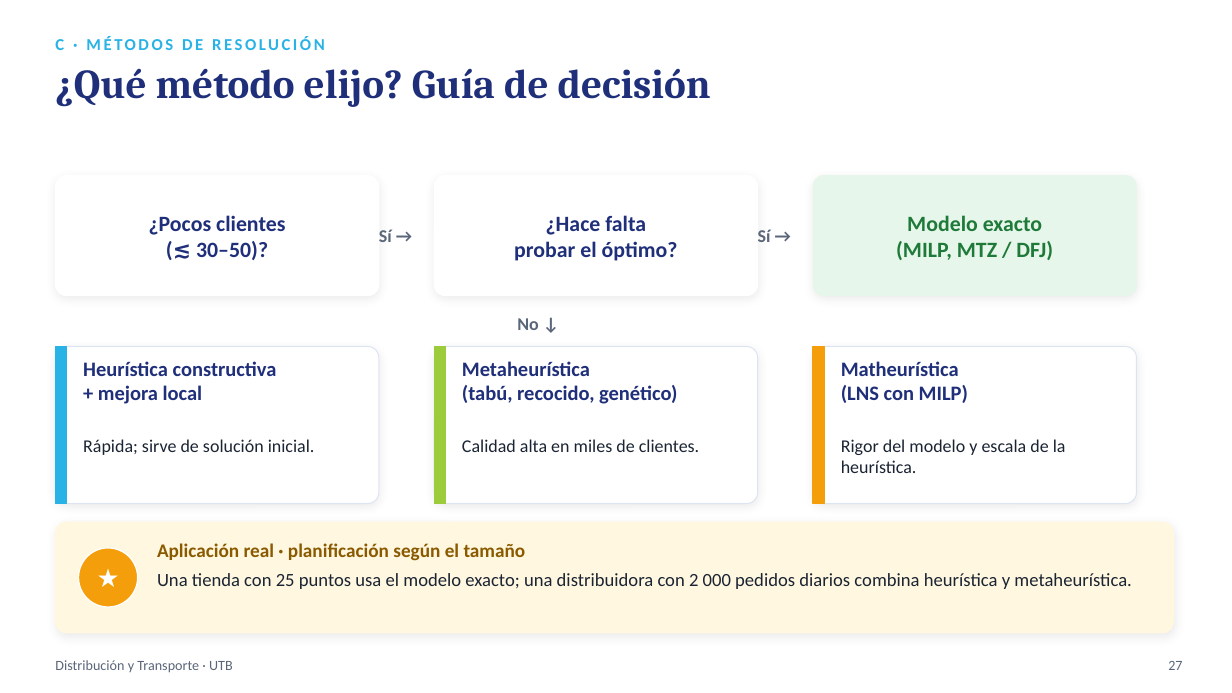
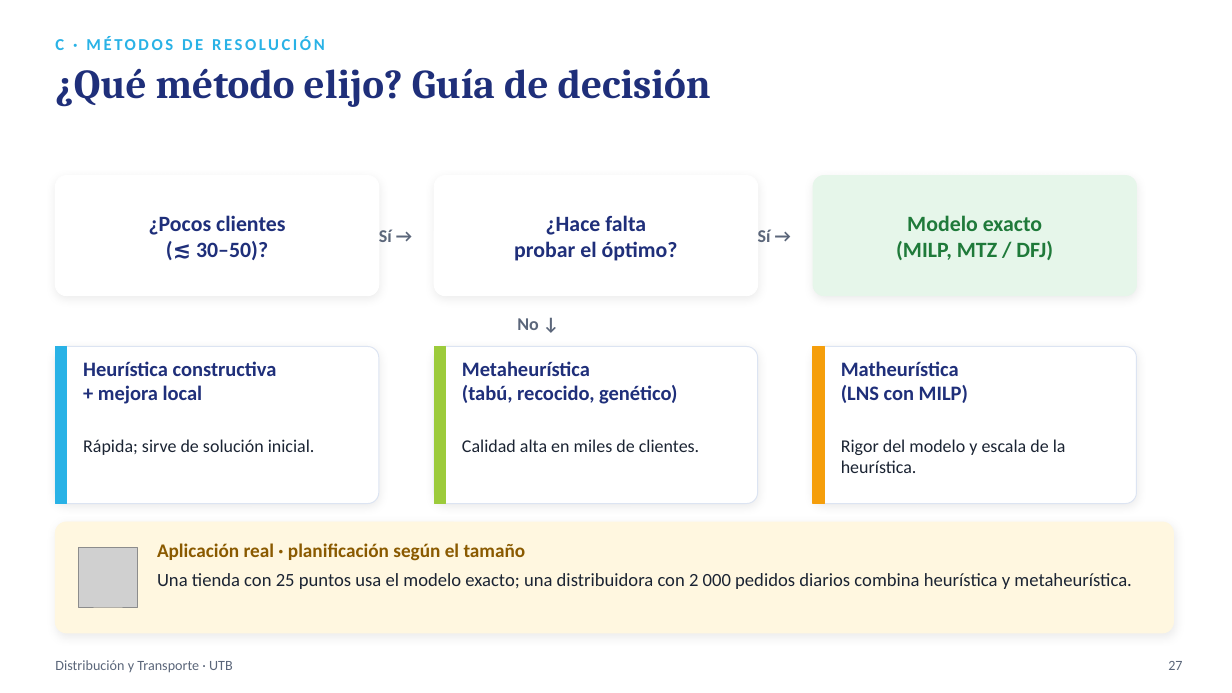
Before and after one commit to sebastianslg/grafosapp, a slide deck: slide 27 of Exposicion_Ruteo_de_Vehiculos.pptx. Drawn at 1232x693 pixels with LibreOffice and Linux fonts; fonts in the diff are those of the drawing; grey boxes stand for pictures. Boxes give left, top, right and bottom in pixels: in the first picture for what was removed or moved away, otherwise in the second. Text is boxed around its words. In the diff, an @@ line names an element or a change of style, - is before the commit and + after.

```diff
--- a/Exposicion_Ruteo_de_Vehiculos.pptx
+++ b/Exposicion_Ruteo_de_Vehiculos.pptx
@@ ellipse removed at [79, 548, 138, 607] @@
@@ text removed at [79, 548, 138, 607] @@
-★
@@ picture added at [79, 548, 138, 607] @@
```
Also in this commit, not shown: 16 other slides changed, 1 other file.
